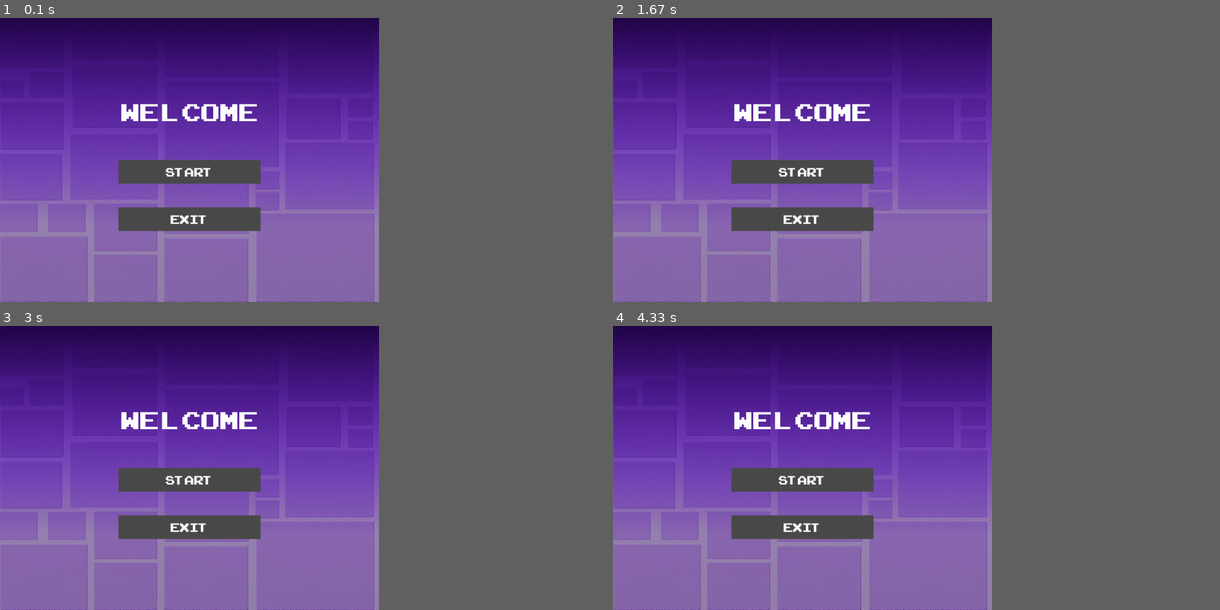
Above: before the commit, frames 1-4 (two rows, left to right).
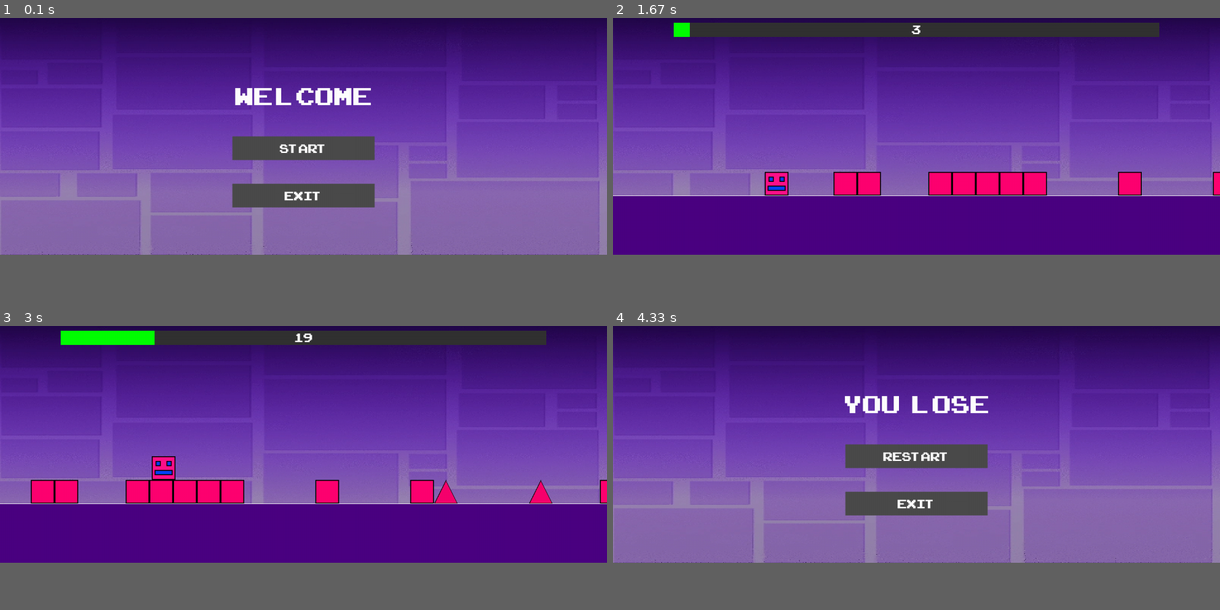
Above: after the commit, the same moments.

Repository: flawlessmevin/Geometry-Dash-Pygame
Game: pygame game, started from main.py
Two runs of this game, one before a commit and one after it. Both use one fixed random seed, a clock stepped at 60 frames per second and the inputs below.
Inputs (mouse positions are in pixels of both pictures, inside the frame that each line leads up to):
- Up to frame 1 (0.1 s): no input
- Up to frame 2 (1.67 s): click (916, 137) at 0.38 s; click (916, 151) at 0.72 s; click (728, 100) at 1.05 s; click (989, 157) at 1.38 s
- Up to frame 3 (3 s): click (315, 365) at 1.72 s; click (285, 405) at 2.55 s
- Up to frame 4 (4.33 s): click (1074, 422) at 3.38 s
In our replay, the window is 562x421 before the commit and 900x351 after it. These sizes can differ from the game's own. Grey fills any space a smaller window leaves; there, only what the larger window draws over its background counts as a difference.

The runs differ from the first frame. In frame 1, 32% of the frame differs, in the area x 0-100%, y 0-100%; in frame 2, 42%; in frame 3, 42%; in frame 4, 32%.

Commit message:
settings, random level generate

Diff:
--- a/Game.py
+++ b/Game.py
@@ -1,17 +1,22 @@
 import pygame
+
+import Settings
 from Player import Player
 from Levels import Level
+from Settings import *
 
 class Game:
     def __init__(self):
+        self.level = None
+        self.player = None
         self.running = None
         pygame.init()
-        self.screen_width = 800
-        self.screen_height = 600
-        self.screen = pygame.display.set_mode((self.screen_width, self.screen_height))
+
+        self.screen = pygame.display.set_mode((SCREEN_WIDTH, SCREEN_HEIGHT))
         pygame.display.set_caption("Geometry Dash beta))")
         self.game_status = 0 # 0-not started or started, 1 - win, 2 - lose
         self.clock = pygame.time.Clock()
+
 
         self.button_text = "START"
 
@@ -21,10 +26,9 @@
         self.win_sound = pygame.mixer.Sound("assets/sounds/win_sound.wav")
 
         self.background_image = pygame.image.load("assets/images/background.png")
-        self.background_image = pygame.transform.scale(self.background_image, (self.screen_width, self.screen_height))
+        self.background_image = pygame.transform.scale(self.background_image, (SCREEN_WIDTH, SCREEN_HEIGHT))
 
-        self.player = Player(100, 450)
-        self.level = Level("assets/levels.txt")
+
         self.menu()
 
     def draw_background(self):
@@ -32,11 +36,11 @@
 
     def draw_ground(self):
         ground_color = (75, 0, 130)
-        ground_height = 149
-        pygame.draw.rect(self.screen, ground_color, (0, self.screen_height - ground_height, self.screen_width, ground_height))
+        ground_height = SCREEN_HEIGHT / 4 -1
+        pygame.draw.rect(self.screen, ground_color, (0, SCREEN_HEIGHT - ground_height, SCREEN_WIDTH, ground_height))
         border_color = (255, 255, 255)
         border_height = 1
-        pygame.draw.rect(self.screen, border_color, (0, self.screen_height - ground_height - border_height, self.screen_width, border_height))
+        pygame.draw.rect(self.screen, border_color, (0, SCREEN_HEIGHT - ground_height - border_height, SCREEN_WIDTH, border_height))
 
     def game_loop(self):
         while self.running:
@@ -87,12 +91,12 @@
                         self.game_status = 1
                         self.menu()
 
-    def restart_game(self):
+    def start_game(self):
         pygame.mixer.music.stop()
         pygame.mixer.music.play(-1)
         self.win_sound.stop()
-        self.player = Player(100, 450)
-        self.level = Level("assets/levels.txt")
+        self.player = Player(SCREEN_WIDTH/ 4, SCREEN_HEIGHT - (SCREEN_HEIGHT/ 4) - TILE_SIZE)
+        self.level = Level()
         self.game_loop()
 
     def menu(self):
@@ -101,7 +105,7 @@
         self.draw_background()
         self.running = True
         pygame.mixer.music.stop()
-        overlay = pygame.Surface((self.screen_width, self.screen_height), pygame.SRCALPHA)
+        overlay = pygame.Surface((SCREEN_WIDTH, SCREEN_HEIGHT), pygame.SRCALPHA)
 
         font = pygame.font.Font("assets/fonts/ARCADECLASSIC.TTF", 72)
         if self.game_status == 1:
@@ -111,11 +115,11 @@
         else:
             text = font.render("WE LCOME", True, (255, 255, 255))
 
-        text_rect = text.get_rect(center=(self.screen_width // 2, self.screen_height // 3))
+        text_rect = text.get_rect(center=(SCREEN_WIDTH // 2, SCREEN_HEIGHT // 3))
 
         button_font = pygame.font.Font("assets/fonts/ARCADECLASSIC.TTF", 36)
-        restart_button = self.create_buttons((self.screen_width // 2 - 150, self.screen_height // 2), self.button_text, button_font)
-        exit_button = self.create_buttons((self.screen_width // 2 - 150, self.screen_height // 2 + 100), "Exit", button_font)
+        restart_button = self.create_buttons((SCREEN_WIDTH // 2 - 150, SCREEN_HEIGHT // 2), self.button_text, button_font)
+        exit_button = self.create_buttons((SCREEN_WIDTH // 2 - 150, SCREEN_HEIGHT // 2 + 100), "Exit", button_font)
 
         while True:
             self.screen.blit(overlay, (0, 0))
@@ -133,7 +137,7 @@
                     exit()
                 if event.type == pygame.MOUSEBUTTONDOWN:
                     if restart_button[1].collidepoint(event.pos):
-                        self.restart_game()
+                        self.start_game()
                         return
                     if exit_button[1].collidepoint(event.pos):
                         pygame.quit()
--- a/Levels.py
+++ b/Levels.py
@@ -1,7 +1,11 @@
+from Settings import *
+import random
+
+
 import pygame
 
 class Level:
-    TILE_SIZE = 50
+
 
     SYMBOLS = {
         "#": "assets/images/cube.png",
@@ -10,14 +14,15 @@
         ".": None
     }
 
-    def __init__(self, file_path):
-        self.file_path = file_path
+    def __init__(self):
+        self.file_path = "assets/level_patterns.txt"
         self.collided_objects = []
-        self.grid = []
-        self.load_level()
+        self.level_grid = []
+        self.generate_level()
         self.images = self.load_images()
         self.offset = 0
-        self.level_length = 0
+
+
 
     def move_level(self):
         self.offset += 5
@@ -25,24 +30,32 @@
         for obj in self.collided_objects:
             obj["rect"].x -= 5
 
-    def load_level(self):
+    def generate_level(self):
         with open(self.file_path, "r") as file:
             lines = file.readlines()
+        patterns = [line.split(":")[1].strip() for line in lines if "Pattern" in line]
 
-        self.grid = [line.strip() for line in lines if line.strip() and not line.startswith("Level")]
+        level = ""
+
+        for i in range(LEVEL_LENGTH // 5):
+            level += random.choice(patterns)
+
+        level = ".........." + level[:LEVEL_LENGTH - 10] + ".........@"
+        self.level_grid = [level]
+
         self.collided_objects = []
 
-        for row_idx, row in enumerate(self.grid):
+        for row_idx, row in enumerate(self.level_grid):
             for col_idx, symbol in enumerate(row):
                 if symbol in self.SYMBOLS and self.SYMBOLS[symbol] is not None:
-                    x = col_idx * self.TILE_SIZE
-                    y = 450 - self.TILE_SIZE
+                    x = col_idx * TILE_SIZE
+                    y = SCREEN_HEIGHT - (SCREEN_HEIGHT/ 4) - TILE_SIZE
                     if symbol == "@":
-                        rect = pygame.Rect(x, y - 150, self.TILE_SIZE * 2, self.TILE_SIZE * 2)
+                        rect = pygame.Rect(x, y - 150, TILE_SIZE * 2, TILE_SIZE * 2)
                     else:
-                        rect = pygame.Rect(x, y, self.TILE_SIZE, self.TILE_SIZE)
+                        rect = pygame.Rect(x, y, TILE_SIZE, TILE_SIZE)
+                    self.collided_objects.append({"rect": rect, "type": symbol})
 
-                    self.collided_objects.append({"rect": rect, "type": symbol})
 
     def load_images(self):
         images = {}
@@ -50,9 +63,9 @@
             if path:
                 images[symbol] = pygame.image.load(path)
                 if symbol == "@":
-                    images[symbol] = pygame.transform.scale(images[symbol], (self.TILE_SIZE * 4, self.TILE_SIZE * 4))
+                    images[symbol] = pygame.transform.scale(images[symbol], (TILE_SIZE * 4, TILE_SIZE * 4))
                 else:
-                    images[symbol] = pygame.transform.scale(images[symbol], (self.TILE_SIZE, self.TILE_SIZE))
+                    images[symbol] = pygame.transform.scale(images[symbol], (TILE_SIZE, TILE_SIZE))
         return images
 
     def draw(self, screen):
@@ -61,8 +74,8 @@
                 screen.blit(self.images[obj["type"]], (obj["rect"].x, obj["rect"].y))
 
     def get_progress(self):
-        level_length = (len(self.grid[0]) * self.TILE_SIZE) - 150
-        progress = (self.offset / level_length) * 100
+
+        progress = (self.offset / (LEVEL_LENGTH * TILE_SIZE)) * 100
         progress = min(progress, 100)
         return progress
 
@@ -71,12 +84,12 @@
         bar_width = screen.get_width() * 0.8
         bar_height = 30
 
-        pygame.draw.rect(screen, (50, 50, 50), (screen.get_width() * 0.1, 10, bar_width, bar_height))
-        pygame.draw.rect(screen, (0, 255, 0), (screen.get_width() * 0.1, 10, (bar_width * progress) / 100, bar_height))
+        pygame.draw.rect(screen, (50, 50, 50), (SCREEN_WIDTH * 0.1, 10, bar_width, bar_height))
+        pygame.draw.rect(screen, (0, 255, 0), (SCREEN_WIDTH * 0.1, 10, (bar_width * progress) / 100, bar_height))
 
         font = pygame.font.Font("assets/fonts/ARCADECLASSIC.TTF", 36)
         text = font.render(f"{int(progress)}", True, (255, 255, 255))
 
-        text_x = screen.get_width() * 0.1 + bar_width / 2 - text.get_width() / 2
+        text_x = SCREEN_WIDTH * 0.1 + bar_width / 2 - text.get_width() / 2
         text_y = 10 + (bar_height - text.get_height()) / 2
         screen.blit(text, (text_x, text_y))
--- a/Player.py
+++ b/Player.py
@@ -1,15 +1,14 @@
 import pygame
+from Settings import *
 
 class Player:
     def __init__(self, x, y, image_path="assets/images/sprite.png"):
         self.x = x
         self.y = y
-        self.width = 50
-        self.height = 50
         self.velocity_y = 0
         self.is_jumping = False
         self.image = pygame.image.load(image_path)
-        self.image = pygame.transform.scale(self.image, (self.width, self.height))
+        self.image = pygame.transform.scale(self.image, (TILE_SIZE, TILE_SIZE))
 
     def jump(self):
         if not self.is_jumping:
@@ -24,11 +23,11 @@
             if obj["type"] == "#":
                 if obj["rect"].collidepoint(self.get_rect().centerx, self.get_rect().bottom):
                     self.velocity_y = 0
-                    self.y = obj["rect"].top - self.height
+                    self.y = obj["rect"].top - TILE_SIZE
                     self.is_jumping = False
 
-        if self.y > 450 - self.height:
-            self.y = 450 - self.height
+        if self.y > SCREEN_HEIGHT - (SCREEN_HEIGHT/ 4) - TILE_SIZE:
+            self.y = SCREEN_HEIGHT - (SCREEN_HEIGHT/ 4) - TILE_SIZE
             self.velocity_y = 0
             self.is_jumping = False
 
@@ -36,4 +35,4 @@
         screen.blit(self.image, (self.x, self.y))
 
     def get_rect(self):
-        return pygame.Rect(self.x, self.y, self.width, self.height)
+        return pygame.Rect(self.x, self.y, TILE_SIZE, TILE_SIZE)
--- /dev/null
+++ b/Settings.py
@@ -0,0 +1,6 @@
+
+SCREEN_WIDTH = 1280
+SCREEN_HEIGHT = 500
+TILE_SIZE = 50
+
+LEVEL_LENGTH = 50
--- /dev/null
+++ b/assets/level_patterns.txt
@@ -0,0 +1,12 @@
+Pattern 1: .#^..
+Pattern 2: ..^#.
+Pattern 3: ...#.
+Pattern 4: ..#.#
+Pattern 5: #####
+Pattern 6: #^#..
+Pattern 7: ..^..
+Pattern 8: ..^#.
+Pattern 9: .###.
+Pattern 10: .##..
+Pattern 11: ..#^.
+Pattern 12: .....
--- a/assets/levels.txt
+++ /dev/null
@@ -1,2 +0,0 @@
-Level1
-......###.....####..#..^..####....#....^...#...####.......#.#....^...###......^#...#..#####.....####...#.#..^..####....###....#....^###.....#.#....####...###..#....^#....###.......^.....#####....^##.....^#..####......@.
Empty file added: Settings.txt
